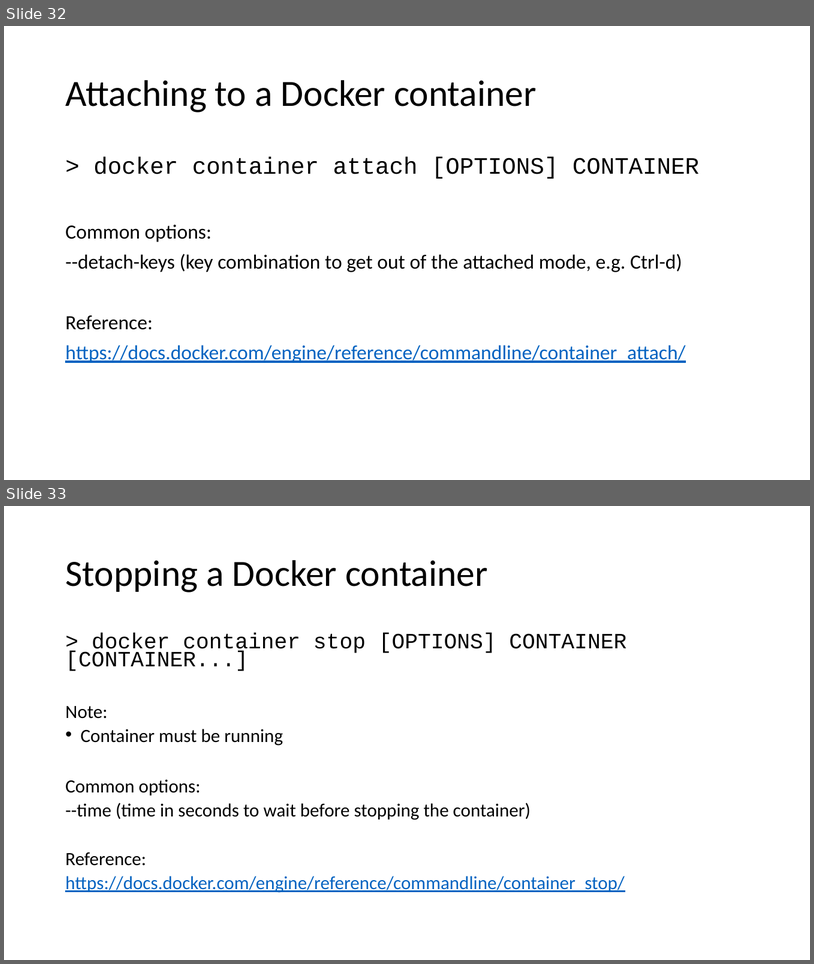
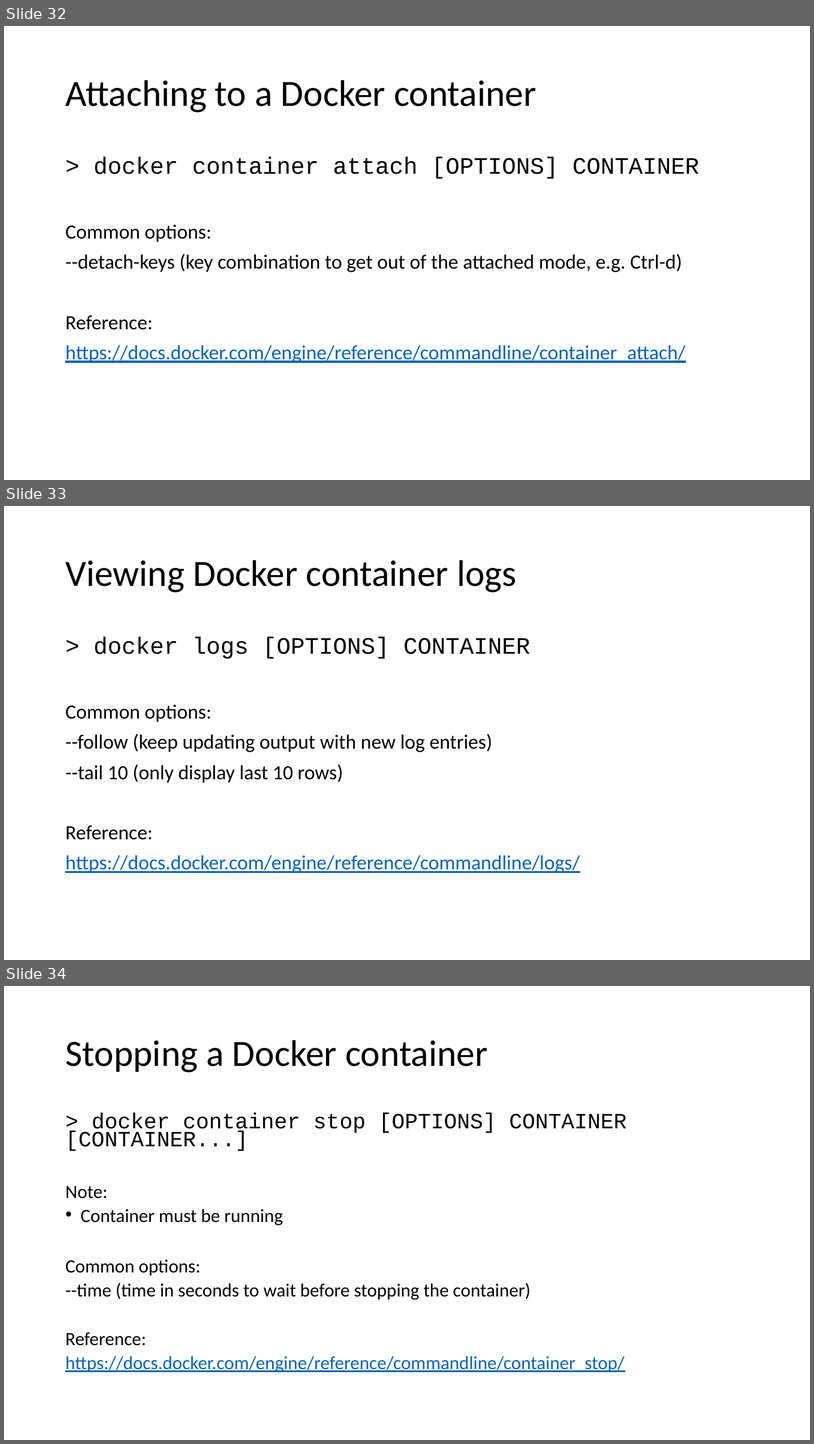
Before and after one commit to aljazsim/docker-masterclass-examples, a slide deck: Docker Masterclass.pptx. Shown one above the other, each under a label of ours: slides 32 and 33 before the commit, slides 32, 33 and 34 after it. The pictures are 814x964 and 814x1444 pixels, drawn with LibreOffice and Linux fonts; fonts in the diff are those of the drawing. Boxes give left, top, right and bottom in pixels: in the first picture for what was removed or moved away, otherwise in the second. Text is boxed around its words. In the diff, an @@ line names an element or a change of style, - is before the commit and + after.

Commit message:
Update presentation

```diff
--- a/Docker Masterclass.pptx
+++ b/Docker Masterclass.pptx
@@ slide 33 added at box(4, 506, 810, 960), background #FFFFFF @@
@@ title added at box(65, 560, 517, 592), 44 pt, text #000000 @@
+Viewing Docker container logs
@@ text added at box(65, 637, 580, 873), 24 pt, text #000000 @@
+> docker logs [OPTIONS] CONTAINER
+Common options:
+--follow (keep updating output with new log entries)
+--tail 10 (only display last 10 rows)
+Reference:
+https://docs.docker.com/engine/reference/commandline/logs/
@@ what was slide 33 is now slide 34 @@
```
